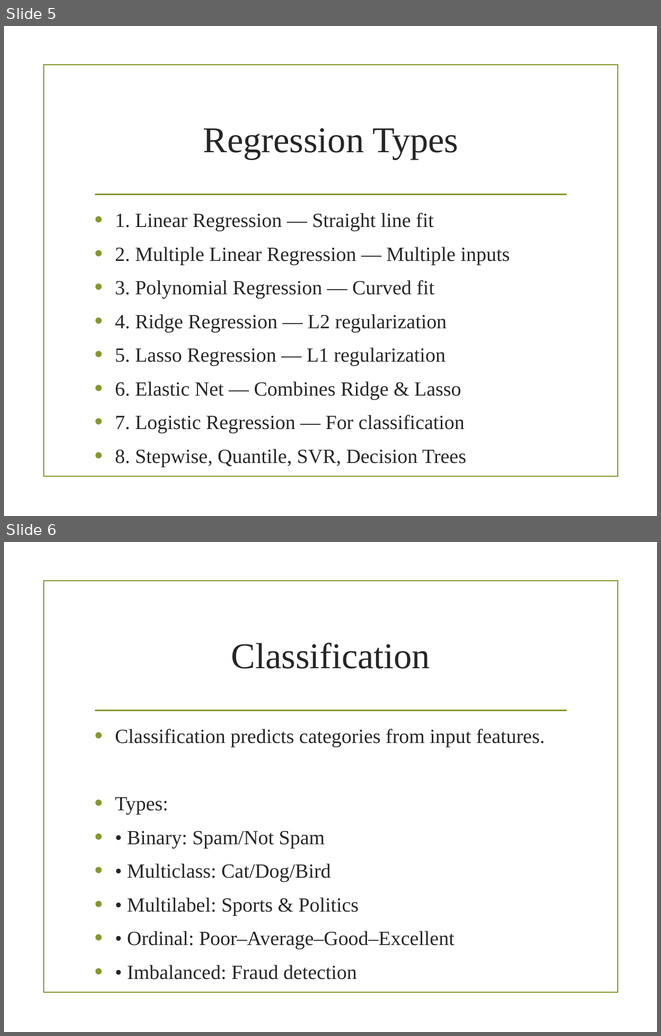
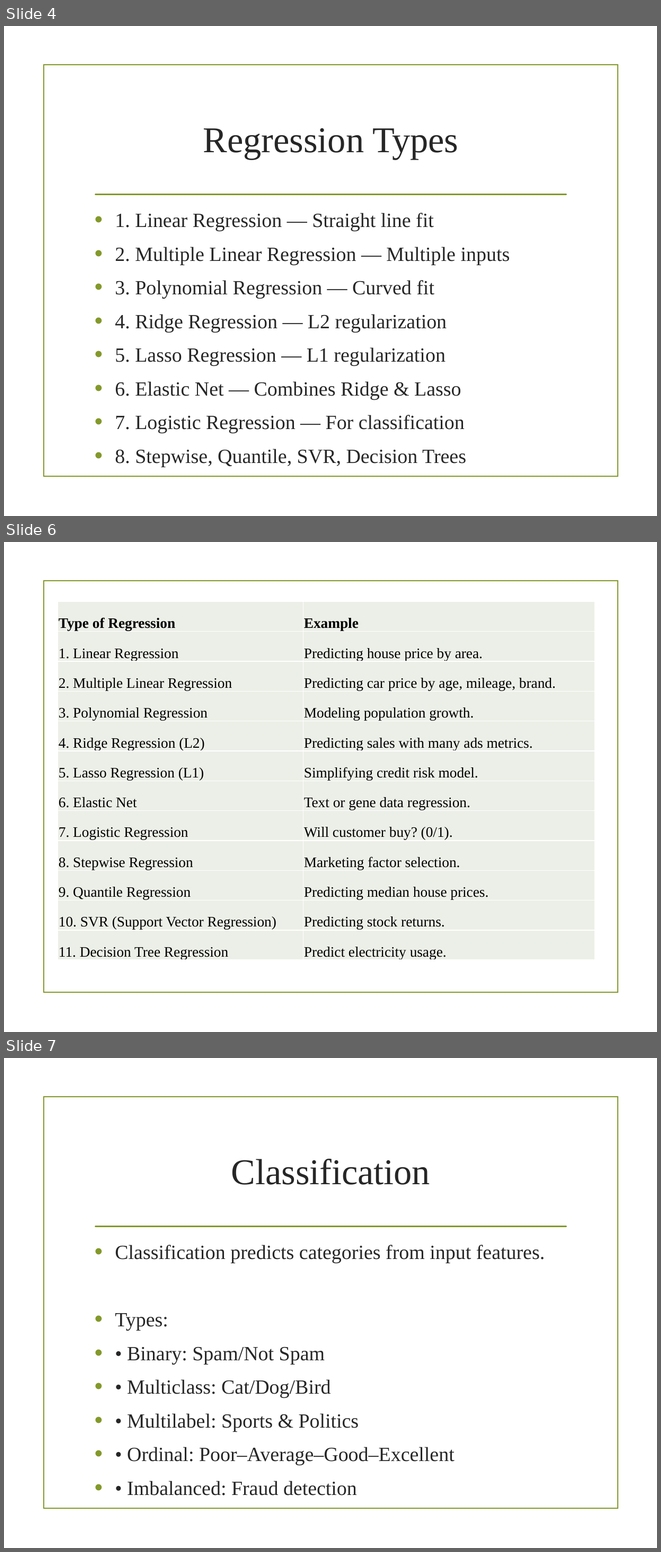
Before and after one commit to gecezeeshan/QuickRef, a slide deck: DataScience/Machine_Learning_Overview.pptx. Shown one above the other, each under a label of ours: slides 5 and 6 before the commit, slides 4, 6 and 7 after it; the slides between them are not shown. The pictures are 661x1036 and 661x1552 pixels, drawn with LibreOffice and Linux fonts; fonts in the diff are those of the drawing; background and template pictures are left out. Boxes give left, top, right and bottom in pixels: in the first picture for what was removed or moved away, otherwise in the second. Text is boxed around its words. In the diff, an @@ line names an element or a change of style, - is before the commit and + after.

```diff
--- a/DataScience/Machine_Learning_Overview.pptx
+++ b/DataScience/Machine_Learning_Overview.pptx
@@ slide 6 added at [4, 542, 657, 1032], background picture (left out); not listed: 1 template element that a slide beside it also shows @@
@@ table added at [58, 601, 595, 961], 12 rows, 2 columns @@
+Type of Regression | Example
+1. Linear Regression | Predicting house price by area.
+2. Multiple Linear Regression | Predicting car price by age, mileage, brand.
+3. Polynomial Regression | Modeling population growth.
+4. Ridge Regression (L2) | Predicting sales with many ads metrics.
+5. Lasso Regression (L1) | Simplifying credit risk model.
+6. Elastic Net | Text or gene data regression.
+7. Logistic Regression | Will customer buy? (0/1).
+8. Stepwise Regression | Marketing factor selection.
+9. Quantile Regression | Predicting median house prices.
+10. SVR (Support Vector Regression) | Predicting stock returns.
+11. Decision Tree Regression | Predict electricity usage.
@@ what was slide 5 is now slide 4 @@
@@ what was slide 6 is now slide 7 @@
```
Also in this commit, not shown: 5 slides changed, 12 other slides added, 1 slide removed, 4 other files.
